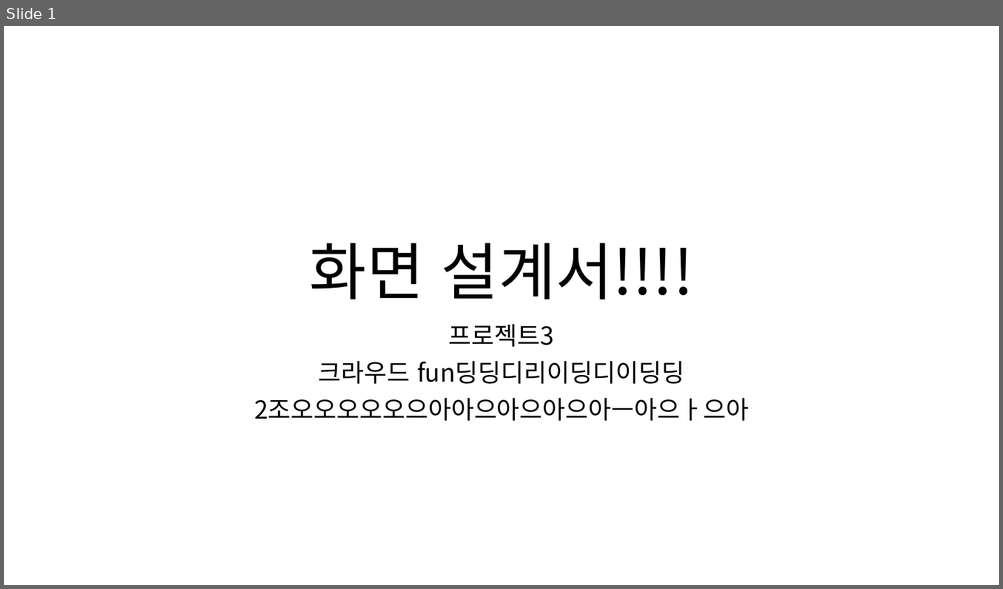
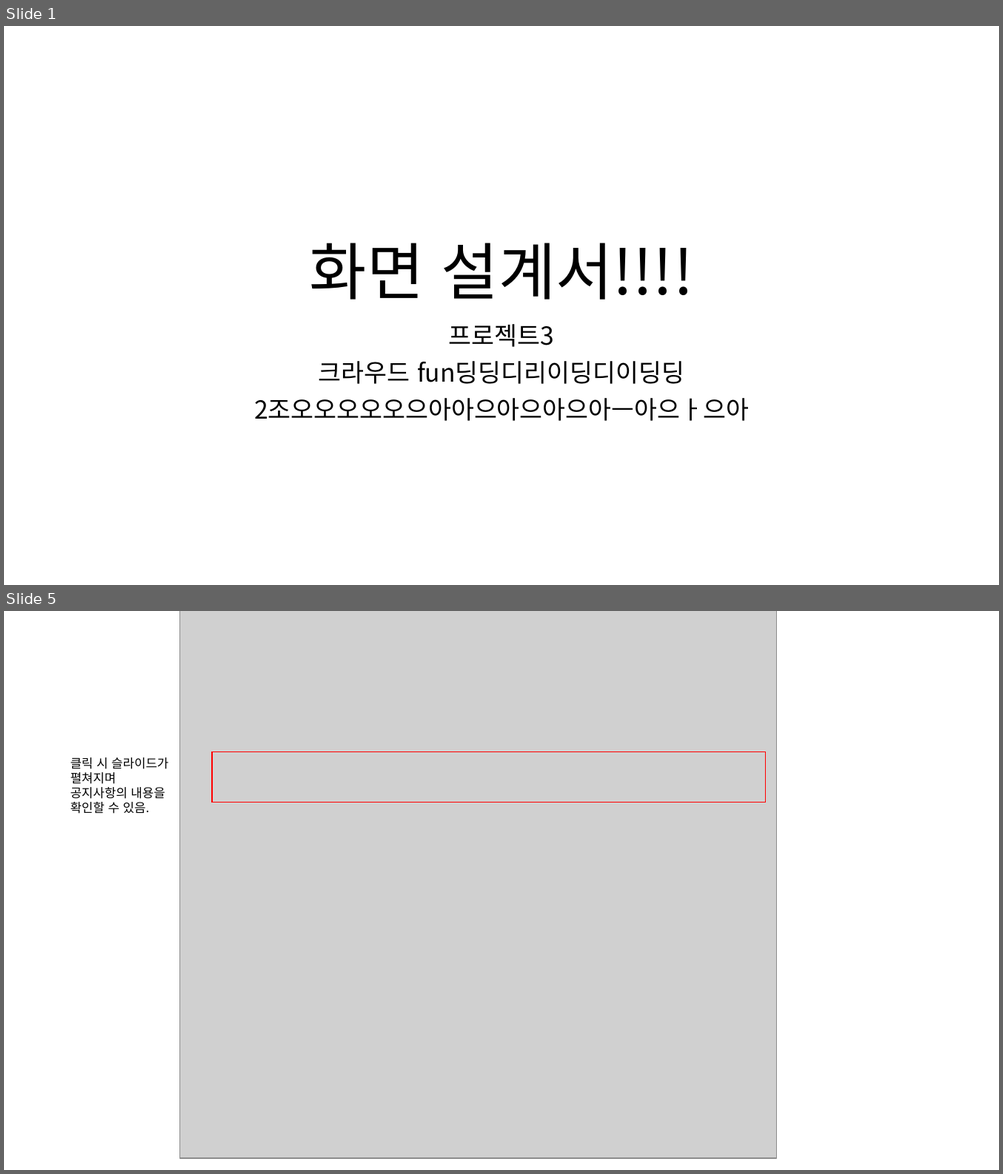
Before and after one commit to ezenteam2/RentalEquip, a slide deck: 0 발표용 파워포인트/0313 2차발표/0313 project04 - 파워포인트 - 형준.pptx. Shown one above the other, each under a label of ours: slide 1 before the commit, slides 1 and 5 after it; the slides between them are not shown. The pictures are 1003x589 and 1003x1174 pixels, drawn with LibreOffice and Linux fonts; fonts in the diff are those of the drawing; grey boxes stand for pictures. Boxes give left, top, right and bottom in pixels: in the first picture for what was removed or moved away, otherwise in the second. Text is boxed around its words. In the diff, an @@ line names an element or a change of style, - is before the commit and + after.

```diff
--- a/0 발표용 파워포인트/0313 2차발표/0313 project04 - 파워포인트 - 형준.pptx
+++ b/0 발표용 파워포인트/0313 2차발표/0313 project04 - 파워포인트 - 형준.pptx
@@ slide 5 added at (x1=4, y1=611, x2=999, y2=1170), background #FFFFFF @@
@@ picture added at (x1=179, y1=611, x2=777, y2=1159) @@
@@ text added at (x1=71, y1=758, x2=168, y2=814), 12 pt, text #000000 @@
+클릭 시 슬라이드가 펼쳐지며 공지사항의 내용을 확인할 수 있음.
@@ rectangle added at (x1=212, y1=752, x2=765, y2=803), outline #FF0000 1 pt @@
```
Also in this commit, not shown: 15 other slides added.
